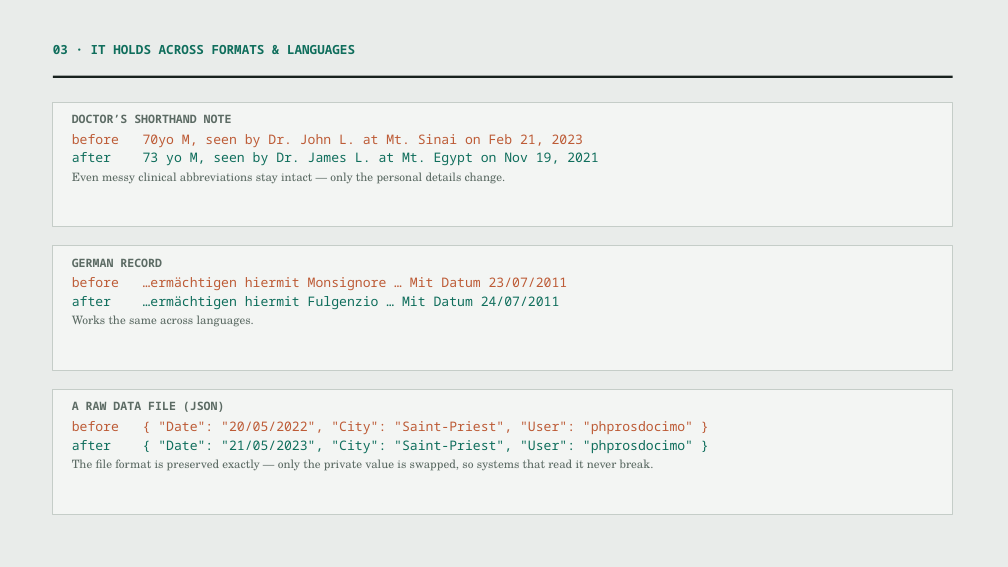
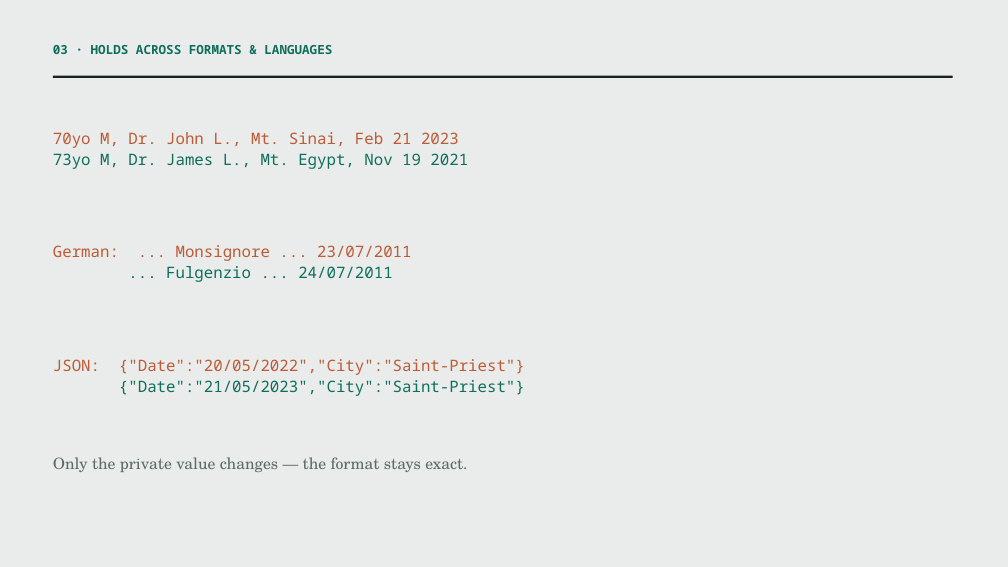
Before and after one commit to Custodian-Labs/guardian-layer-phi-benchmark, a slide deck: slide 4 of docs/guardian_layer_deck.pptx. Drawn at 1008x567 pixels with LibreOffice and Linux fonts; fonts in the diff are those of the drawing. Boxes give left, top, right and bottom in pixels: in the first picture for what was removed or moved away, otherwise in the second. Text is boxed around its words. In the diff, an @@ line names an element or a change of style, - is before the commit and + after.

Commit message:
Decks: minimal redesign — big numbers, one example per slide, no paragraphs
Stripped all multi-sentence prose. Each slide now carries a headline number/
phrase plus at most one before->after example. External 5 slides, internal 6;
ZH PDFs mirror. Fixed big-number/subtitle overlap in the PDF layout.

```diff
--- a/docs/guardian_layer_deck.pptx
+++ b/docs/guardian_layer_deck.pptx
@@ text at bbox=[53, 45, 332, 54]: text changed @@
-03 · IT HOLDS ACROSS FORMATS & LANGUAGES
+03 · HOLDS ACROSS FORMATS & LANGUAGES
@@ rectangle removed at bbox=[53, 102, 953, 227] @@
@@ text at bbox=[53, 132, 468, 169]: text changed; size 12.5 to 15 pt; text colour #5C6B64 to #0F6E5C @@
-DOCTOR’S SHORTHAND NOTE
-before 70yo M, seen by Dr. John L. at Mt. Sinai on Feb 21, 2023
-after 73 yo M, seen by Dr. James L. at Mt. Egypt on Nov 19, 2021
-Even messy clinical abbreviations stay intact — only the personal details change.
+70yo M, Dr. John L., Mt. Sinai, Feb 21 2023
+73yo M, Dr. James L., Mt. Egypt, Nov 19 2021
@@ text at bbox=[53, 245, 411, 282]: text changed; size 12.5 to 15 pt @@
-GERMAN RECORD
-before …ermächtigen hiermit Monsignore … Mit Datum 23/07/2011
-after …ermächtigen hiermit Fulgenzio … Mit Datum 24/07/2011
-Works the same across languages.
+German: ... Monsignore ... 23/07/2011
+... Fulgenzio ... 24/07/2011
@@ rectangle removed at bbox=[53, 246, 953, 371] @@
@@ text at bbox=[53, 359, 525, 396]: text changed; size 12.5 to 15 pt; text colour #5C6B64 to #BD5B36 @@
-A RAW DATA FILE (JSON)
-before { "Date": "20/05/2022", "City": "Saint-Priest", "User": "phprosdocimo" }
-after { "Date": "21/05/2023", "City": "Saint-Priest", "User": "phprosdocimo" }
-The file format is preserved exactly — only the private value is swapped, so systems that read it never break.
+JSON: {"Date":"20/05/2022","City":"Saint-Priest"}
+{"Date":"21/05/2023","City":"Saint-Priest"}
@@ rectangle removed at bbox=[53, 389, 953, 514] @@
@@ text added at bbox=[53, 457, 467, 472], 15 pt, text #5C6B64 @@
+Only the private value changes — the format stays exact.
```
Also in this commit, not shown: 3 other slides changed, 1 slide added, 2 slides removed, 6 other files.
